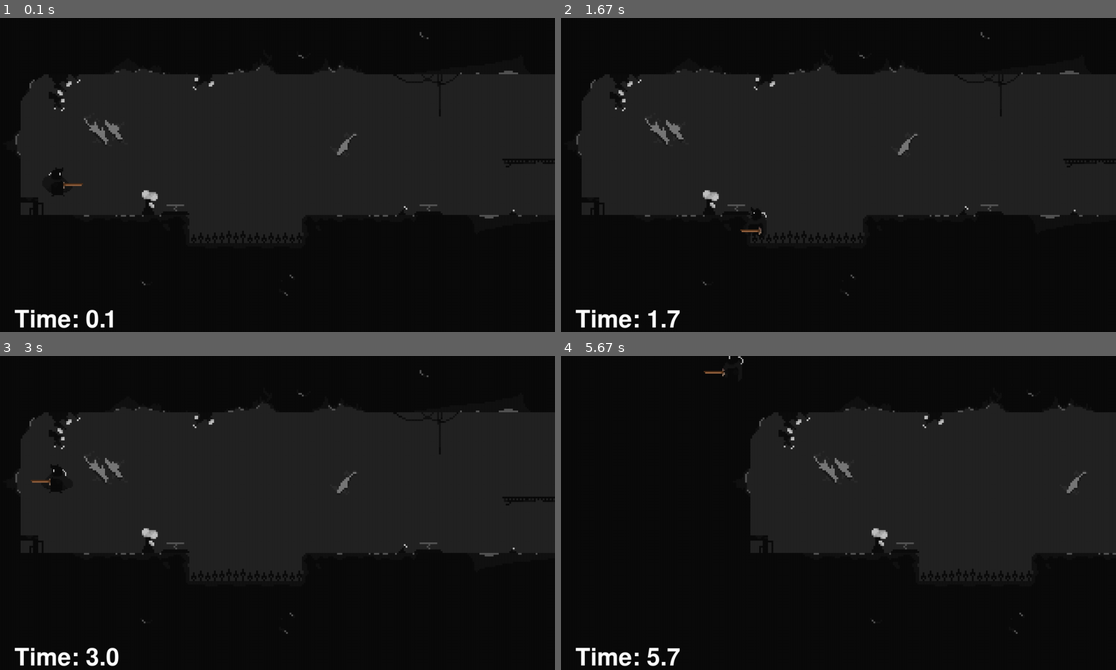
Above: before the commit, frames 1-4 (two rows, left to right).
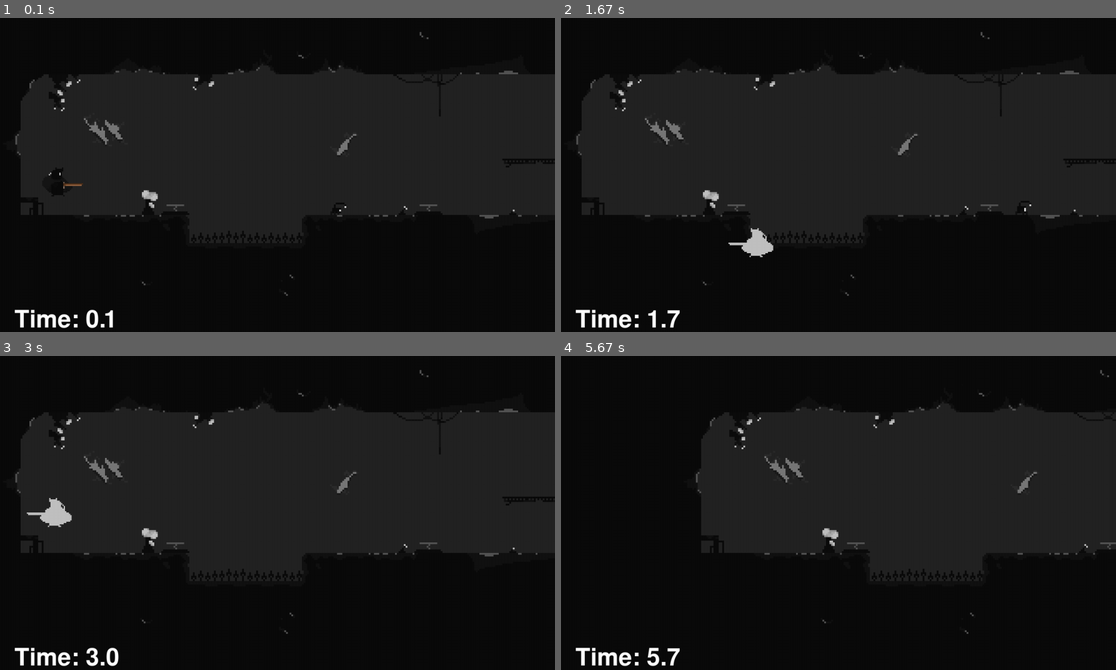
Above: after the commit, the same moments.

Repository: James-Cocker/Pygame-Platformer
Game: pygame game, started from Python_Platformer.py
Two runs of this game, one before a commit and one after it. Both use one fixed random seed, a clock stepped at 60 frames per second and the inputs below.
Inputs:
- Up to frame 1 (0.1 s): no input
- Up to frame 2 (1.67 s): hold Right 0.33-0.8 s; hold Right 0.83-1.3 s; tap Space at 0.9, 1.2, 1.4 s; hold Left from 1.33 s (still down)
- Up to frame 3 (3 s): tap Space at 1.7, 2.8 s; release Left at 1.87 s
- Up to frame 4 (5.67 s): tap Space at 3.1, 3.47, 3.77, 3.97, 4.27, 4.97, 5.27 s; hold Left 3.4-3.87 s; hold Right 3.9-4.37 s; hold Left 4.9-5.43 s

The runs differ from the first frame. In frame 1, less than 0.1% of the frame differs, in the area x 59-63%, y 58-63%; in frame 2, 0.4%; in frame 3, 0.4%; in frame 4, 2.7%, in the area x 24-100%, y 0-89%.

Commit message:
Finished Blinding Spider + Bugfixes

Diff:
--- a/Blocks_And_Objects.py
+++ b/Blocks_And_Objects.py
@@ -59,16 +59,16 @@
 
 # Parent Class for each enemy
 class Enemy(AnimatedObject):
-    def __init__(self, Animations, AnimationsPath, Speed, SpawnPoint, Size, TileSize):
+    def __init__(self, AnimationsPath, Speed, SpawnPoint, Size, TileSize):
         AnimSpeed = 0.15
-        type = 'Damaging'
+        type = 'Enemy'
+        Animations = {'Attack':[], 'Idle':[]}
         super().__init__(SpawnPoint, Size, TileSize, AnimSpeed, type, Animations, AnimationsPath)
         # Enemy's Attributes
         self.Speed = Speed
         self.Gravity = 10
         self.FacingRight = True
 
-
     def Death(self):
         self.kill()
 
@@ -77,6 +77,8 @@
         if self.Status != self.PreviousStatus:
             self.PreviousStatus = self.Status
             self.FrameIndex = 0
+
+
 
         Animation = self.Animations[self.Status]
         self.Animation = Animation
@@ -93,34 +95,31 @@
         else:
             self.image = pygame.transform.flip(AnimFrame, True, False)          # We want to flip in the x axis, but not the y axis
 
+        self.rect = self.image.get_rect(midbottom = self.rect.midbottom)
 
 # First type of enemy
 class BlindingSpider(Enemy):
     def __init__(self, SpawnPoint, TileSize):
         Speed = 3
         Size = (36,32)
-        Animations = {'Attack':[], 'Idle':[]}
         AnimationsPath = 'SpriteSheets/Enemies/Blinding Spider/'
-        super().__init__(Animations, AnimationsPath, Speed, SpawnPoint, Size, TileSize)
+        super().__init__(AnimationsPath, Speed, SpawnPoint, Size, TileSize)
 
 # Second type of enemy
 class FlowerEnemy(Enemy):
     def __init__(self, SpawnPoint, TileSize):
         Speed = 0.7
         Size =()####################
-        Animations = {'Attack':[], 'Idle':[]}
         AnimationsPath = 'SpriteSheets/Enemies/Flower Enemy/'
-        super().__init__(Animations, AnimationsPath, Speed, SpawnPoint, Size, TileSize)
+        super().__init__(AnimationsPath, Speed, SpawnPoint, Size, TileSize)
 
 # Third type of enemy
 class WheelBot(Enemy):
     def __init__(self, SpawnPoint, TileSize):
         Speed = 0.7
         Size = ()###################
-        Animations = {'Attack':[], 'Idle':[]}
         AnimationsPath = 'SpriteSheets/Enemies/Wheel Bot/'
-        super().__init__(Animations, AnimationsPath, Speed, SpawnPoint, Size, TileSize)
-
+        super().__init__(AnimationsPath, Speed, SpawnPoint, Size, TileSize)
 
 
 # --- General Animated Objects ---
@@ -203,17 +202,17 @@
 
 # Golden Gear
 class GoldenGear(AnimatedObject):
-    def __init__(self, pos, size, TileSize, type):
+    def __init__(self, pos, size, TileSize, type, ToMove):
         Animations = {'Idle':[]}
         Path = 'SpriteSheets/AnimatedObjects/Golden Gear/'
         super().__init__(pos, size, TileSize, 0, type, Animations, Path)     # Run the initialisation routine of Animated object (and hence tile)
 
         # Set attributes
         InitialYPos = self.rect.y
-        self.UpperBound = InitialYPos - 64
-        self.LowerBound = InitialYPos
+        self.UpperBound = InitialYPos
+        self.LowerBound = InitialYPos + ToMove
         self.Y_ToMove = 0
-        self.MoveUp = True
+        self.MoveUp = False
 
     def Animate(self):
         # Coin floats up and down, so shift y pos up to a certain point, then back down
--- a/Levels.py
+++ b/Levels.py
@@ -51,10 +51,9 @@
         RespawnBlock = 305
         PortalBlock = 322
         BlindingSpiderEnemy = 290
-        InvisibleEnemyBlock = 286
+        InvisibleEnemyWall = 286
         goldengear = 307
         PlayerSpawn = 285
-
 
         self.RespawnReached = 0
         self.RespawnPointLocations = []                 # Variable to store the x and y position of each respawn point
@@ -84,8 +83,8 @@
                 if CurrentValue == NormalBlock:
                     tile = Tile((x,y),(TileSize,TileSize), TileSize, 'Normal')
                     self.tiles.add(tile)
-                if CurrentValue == InvisibleEnemyBlock:
-                    tile = Tile((x,y),(TileSize,TileSize), TileSize, 'Normal')
+                elif CurrentValue == InvisibleEnemyWall:
+                    tile = Tile((x,y),(TileSize,TileSize), TileSize, 'EnemyWall')
                     self.tiles.add(tile)
                 elif CurrentValue in DamagingBlocks:
                     tile = Tile((x,y),(TileSize,16), TileSize, 'Damaging')
@@ -112,8 +111,9 @@
                 elif CurrentValue == BlindingSpiderEnemy:
                     enemy = BlindingSpider((x,y), TileSize)
                     self.enemies.add(enemy)
+                    self.tiles.add(enemy)
                 elif CurrentValue == goldengear:
-                    tile = GoldenGear((x,y), (48,48), TileSize, 'GoldenGear')
+                    tile = GoldenGear((x,y), (48,48), TileSize, 'GoldenGear', 30)
                     self.GoldenGear = tile
                     self.tiles.add(tile)
                     self.AnimatedObjects.add(tile)
@@ -169,25 +169,25 @@
 
         # Apply enemies horizontal movement
         for Enemy in self.enemies:
-            if Enemy.FacingRight: Enemy.rect.x += Enemy.Speed
-            else: Enemy.rect.x += -Enemy.Speed
-
+            if Enemy.Status != 'Attack':
+                if Enemy.FacingRight: Enemy.rect.x += Enemy.Speed
+                else: Enemy.rect.x += -Enemy.Speed
+            else:
+                if (int(Enemy.FrameIndex) == len(Enemy.Animation) - 1):         # Enemy has finished attack animation
+                    Enemy.Status = 'Idle'
 
         # Now check for collision
         for sprite in self.tiles.sprites():
-            # Do not check for x collisions with platforms or spikes, just normal blocks
-            if sprite.type == 'Normal':
-                # Player x collision
-                if sprite.rect.colliderect(player.rect):
-                    if player.Direction.x < 0:
-                        player.rect.left = sprite.rect.right
-                        player.OnLeft = True
-                        self.CurrentX = player.rect.left
-                    elif player.Direction.x > 0:
-                        player.rect.right = sprite.rect.left
-                        player.OnRight = True
-                        self.CurrentX = player.rect.right
-
+            if sprite.type == 'Normal' and sprite.rect.colliderect(player.rect):            # Do not check for x collisions with platforms or spikes, just normal blocks
+                if player.Direction.x < 0:
+                    player.rect.left = sprite.rect.right
+                    player.OnLeft = True
+                    self.CurrentX = player.rect.left
+                elif player.Direction.x > 0:
+                    player.rect.right = sprite.rect.left
+                    player.OnRight = True
+                    self.CurrentX = player.rect.right
+            if sprite.type == 'Normal' or sprite.type == 'EnemyWall':
                 # Enemy x collision
                 for Enemy in self.enemies:
                     if sprite.rect.colliderect(Enemy.rect):
@@ -198,6 +198,8 @@
                         Enemy.FacingRight = not Enemy.FacingRight           # Use not operator to invert boolean
 
 
+
+
         # Resetting 'on left' and 'on right' attributes when player stops or moves in opposite direction
         if player.OnLeft and (player.rect.left < self.CurrentX or player.Direction.x >= 0):
             player.OnLeft = False
@@ -223,8 +225,10 @@
                     sprite.FrameIndex = 0
 
                 # Kill player if they land on a set of spikes, or other damaging block
-                if sprite.type == 'Damaging':
+                if sprite.type == 'Damaging' or sprite.type == 'Enemy':
                     player.PlayerDeath()
+                    if sprite.type == 'Enemy':
+                        sprite.Status = 'Attack'
 
                 # Bounce player if they hit a spring
                 if sprite.type == 'Spring':
@@ -253,13 +257,13 @@
                 # PLAYER Y COLLISION CHECKS:
 
                 # If it is none of the above, and it is not a platform then keep them on top of the tile
-                elif player.Direction.y > 0 and (sprite.type != 'Platform' or player.OnPlatform):
+                elif player.Direction.y > 0 and (sprite.type == 'Normal' or player.OnPlatform):
                     player.rect.bottom = sprite.rect.top
                     player.Direction.y = 0
                     player.IsJumping = False
                     player.OnGround = True
                 # If the player hits their head, then reset direction and set on ceiling to true
-                elif player.Direction.y < 0 and sprite.type != 'Platform':
+                elif player.Direction.y < 0 and sprite.type == 'Normal':
                     player.rect.top = sprite.rect.bottom
                     player.Direction.y = 0
                     player.OnCeiling = True
@@ -300,7 +304,7 @@
 
     def CheckResetLevel(self, player):
         # Check for the player to have died, and finished their death animation before resetting level and player
-        if player.Status == 'Death' and int(player.FrameIndex) == len(player.Animation) - 1:
+        if player.Status == 'Death' and (int(player.FrameIndex) == len(player.Animation) - 1):
 
             player.FrameIndex = len(player.Animation) - 1
 
@@ -309,11 +313,6 @@
             background.ResetLevel(self.DistanceMovedX)
             for tile in self.tiles:
                 tile.ResetLevel(self.DistanceMovedX)
-
-            # Reset enemies
-            for Enemy in self.enemies:
-                print("Move enemy by", self.DistanceMovedX)
-                Enemy.ResetLevel(self.DistanceMovedX)
 
             # Reset distance moved by player (when hitting the barrier)
             self.DistanceMovedX = 0
@@ -340,8 +339,6 @@
                         player.rect = player.image.get_rect(topleft = player.RespawnPoint)
                         player.Alive = True
 
-
-
     def UpdateTimer(self, DisableTimer):
         # Update timer by subtracting current time from level start time
         ElapsedTime = time.time() - self.LevelStartTime
@@ -377,13 +374,12 @@
 
         # --- Animation ---
 
-        # - Enemies -
-        for Enemy in self.enemies:
-            Enemy.update(self.WorldShiftX)
-            self.display_surface.blit(Enemy.image, (Enemy.rect.x, Enemy.rect.y))
-
         # - Objects -
         self.AnimatedObjects.draw(self.display_surface)
+
+        # - Enemies -
+        for Enemy in self.enemies:          # We are not adding enemies to self.animated objects because we want them to render on top of objects such as springs and portals
+            self.display_surface.blit(Enemy.image, (Enemy.rect.x, Enemy.rect.y))
 
         # Check that the portal isnt warping before changing the player or scrolling the world
         if self.portal.Status != 'Warp':
--- a/Levels/Level 0/Level 0.csv
+++ b/Levels/Level 0/Level 0.csv
@@ -1,10 +1,10 @@
 -1,-1,-1,-1,-1,-1,-1,-1,-1,-1,-1,-1,-1,-1,-1,-1,-1,-1,-1,-1,-1,-1,-1,-1,-1,-1,-1,-1,-1,-1,-1,-1,-1,142,142,142,142,142,142,142,-1,-1,-1,-1,142,142,142,142,142,142,142,142,142,142,142,142,142,142,142,142,-1,-1,-1,-1,-1,-1,-1,-1,-1,-1,-1,-1,-1,-1,-1,-1,-1,-1,-1,-1,-1,-1,-1,-1,-1,-1,-1,-1,-1,-1
-142,142,142,142,142,142,142,142,142,142,142,142,142,142,142,142,142,142,142,142,142,142,142,142,142,142,142,142,142,142,142,142,142,142,-1,-1,-1,-1,-1,142,142,-1,-1,142,142,-1,-1,-1,-1 …(143 unchanged characters)…
+142,142,142,142,142,142,142,142,142,142,142,142,142,142,142,142,142,142,142,142,142,142,142,142,142,142,142,142,142,142,142,142,142,142,-1,-1,307,-1,-1,142,142,-1,-1,142,142,-1,-1,-1,-1 …(143 unchanged characters)…
 142,-1,-1,-1,-1,-1,-1,-1,-1,-1,-1,-1,-1,-1,-1,-1,-1,-1,-1,-1,-1,-1,-1,-1,-1,-1,-1,-1,-1,-1,142,142,-1,-1,-1,-1,-1,-1,-1,-1,142,142,142,142,-1,-1,-1,-1,-1,-1,-1,305,-1,-1,-1,-1,-1,-1,-1,-1,142,-1,-1,-1,-1,-1,-1,-1,-1,-1,-1,-1,142,142,-1,-1,-1,-1,-1,-1,-1,-1,-1,-1,-1,-1,-1,-1,-1,142
 142,-1,-1,-1,-1,-1,-1,-1,-1,-1,-1,-1,-1,-1,-1,-1,-1,-1,-1,-1,-1,-1,-1,-1,-1,-1,-1,-1,-1,-1,-1,-1,-1,-1,-1,-1,-1,-1,-1,-1,-1,-1,-1,-1,-1,-1,-1,-1,142,142,142,142,142,142,142,-1,-1,-1,-1,-1,142,-1,-1,-1,-1,-1,-1,-1,-1,-1,-1,142,142,-1,-1,-1,-1,-1,-1,-1,-1,-1,-1,-1,-1,-1,-1,-1,-1,142
 142,-1,-1,-1,-1,-1,-1,-1,-1,-1,-1,-1,-1,-1,-1,-1,-1,-1,-1,-1,-1,-1,-1,142,142,142,142,-1,-1,-1,-1,-1,-1,-1,-1,-1,-1,-1,-1,-1,-1,-1,-1,-1,-1,73,60,72,142,-1,-1,-1,-1,-1,142,-1,-1,-1,-1,-1,142,-1,-1,-1,-1,142,142,142,142,142,142,142,-1,-1,-1,-1,-1,270,270,-1,-1,-1,-1,294,295,-1,-1,-1,-1,142
 142,-1,285,-1,-1,-1,-1,-1,-1,-1,-1,-1,-1,-1,-1,-1,-1,-1,73,59,60,72,-1,142,-1,-1,142,142,142,142,142,142,142,142,270,27 …(186 unchanged characters)…
-142,-1,-1,-1,-1,-1,281,-1,-1,-1,-1,-1,-1,-1,-1,281,-1,-1,-1,-1,-1,-1,-1,142,-1,-1,-1,-1,-1,-1,-1,-1,-1,-1,-1,-1,-1,-1,-1,-1,142,142,142,142,142,142,142,142,142,-1,-1,-1,-1,-1,142,142,142,142,-1,142,142,142,142,142,142,-1,-1,-1,-1,-1,-1,-1,-1,-1,-1,281,-1,142,142,-1,-1,-1,-1,322,323,-1,-1,-1,-1,142
+142,-1,-1,-1,-1,-1,281,-1,-1,-1,286,-1,290,-1,-1,281,-1,-1,-1,-1,-1,-1,-1,142,-1,-1,-1,-1,-1,-1,-1,-1,-1,-1,-1,-1,-1,-1,-1,-1,142,142,142,142,142,142,142,142,142,-1,-1,-1,-1,-1,142,142,142,142,-1,142,142,142,142,142,142,-1,-1,-1,-1,-1,-1,-1,-1,-1,-1,281,-1,142,142,-1,-1,-1,-1,322,323,-1,-1,-1,-1,142
 142,142,142,142,142,142,142,270,271,270,270,142,142,142,142,142,142,142,142,142,142,142,142,142,-1,-1,-1,-1,-1,-1,-1,-1 …(191 unchanged characters)…
 -1,-1,-1,-1,-1,-1,-1,-1,-1,-1,-1,-1,-1,-1,-1,-1,-1,-1,-1,-1,-1,-1,-1,-1,-1,-1,-1,-1,-1,-1,-1,-1,-1,-1,-1,-1,-1,-1,-1,-1,-1,-1,-1,-1,-1,-1,-1,-1,-1,-1,-1,-1,-1,-1,-1,142,-1,-1,-1,-1,-1,-1,-1,-1,-1,-1,-1,-1,-1,-1,-1,-1,281,142,142,-1,-1,-1,-1,-1,-1,-1,-1,-1,-1,-1,-1,-1,-1,-1
 -1,-1,-1,-1,-1,-1,-1,-1,-1,-1,-1,-1,-1,-1,-1,-1,-1,-1,-1,-1,-1,-1,-1,-1,-1,-1,-1,-1,-1,-1,-1,-1,-1,-1,-1,-1,-1,-1,-1,-1,-1,-1,-1,-1,-1,-1,-1,-1,-1,-1,-1,-1,-1,-1,-1,142,142,142,142,142,142,142,142,142,142,142,271,271,271,271,142,142,142,142,-1,-1,-1,-1,-1,-1,-1,-1,-1,-1,-1,-1,-1,-1,-1,-1
Binary file removed: SpriteSheets/Enemies/B.S Walk backup/1.png
Binary file removed: SpriteSheets/Enemies/B.S Walk backup/2.png
Binary file removed: SpriteSheets/Enemies/B.S Walk backup/3.png
Binary file removed: SpriteSheets/Enemies/B.S Walk backup/4.png
Binary file removed: SpriteSheets/Enemies/B.S Walk backup/5.png
Binary file removed: SpriteSheets/Enemies/B.S Walk backup/6.png
Binary file changed: SpriteSheets/Enemies/Blinding Spider/Idle/1.png
Binary file changed: SpriteSheets/Enemies/Blinding Spider/Idle/2.png
Binary file changed: SpriteSheets/Enemies/Blinding Spider/Idle/3.png
Binary file changed: SpriteSheets/Enemies/Blinding Spider/Idle/4.png
Binary file changed: SpriteSheets/Enemies/Blinding Spider/Idle/5.png
Binary file changed: SpriteSheets/Enemies/Blinding Spider/Idle/6.png
(and 13 more such lines)
